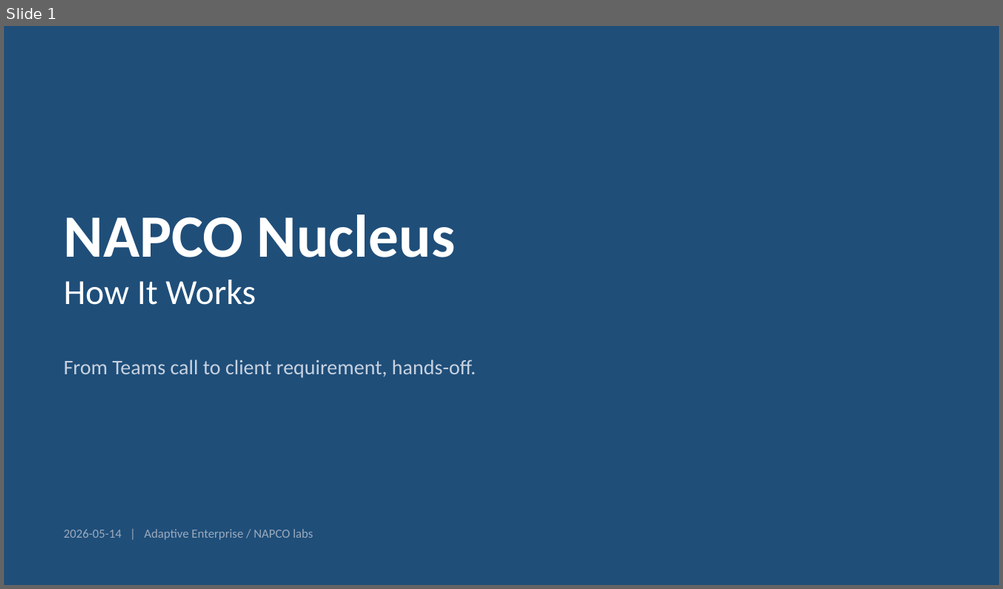
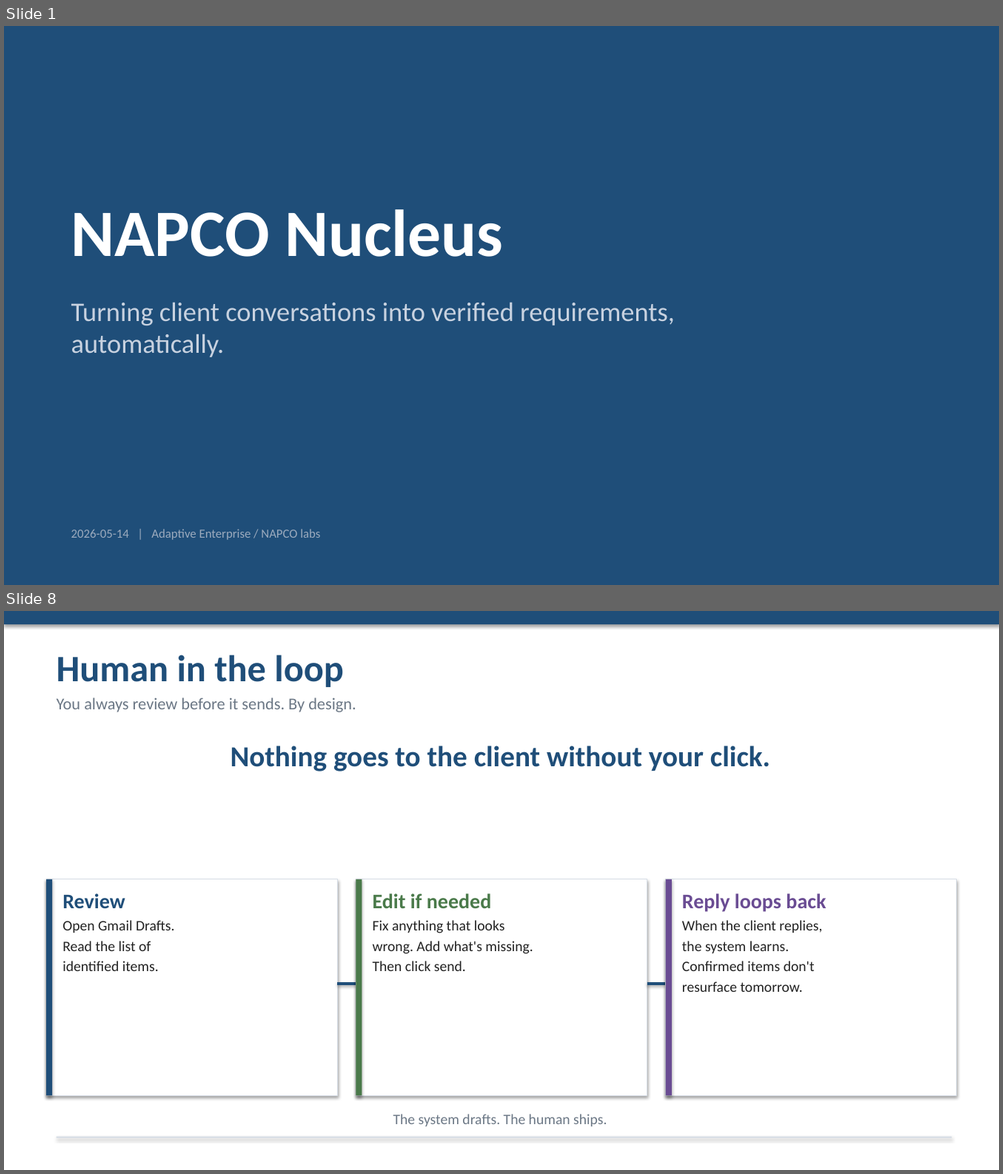
Before and after one commit to napco-labs/napco-nucleus, a slide deck: docs/NAPCO-Nucleus-System-Overview.pptx. Shown one above the other, each under a label of ours: slide 1 before the commit, slides 1 and 8 after it; the slides between them are not shown. The pictures are 1003x589 and 1003x1174 pixels, drawn with LibreOffice and Linux fonts; fonts in the diff are those of the drawing. Boxes give left, top, right and bottom in pixels: in the first picture for what was removed or moved away, otherwise in the second. Text is boxed around its words. In the diff, an @@ line names an element or a change of style, - is before the commit and + after.

```diff
--- a/docs/NAPCO-Nucleus-System-Overview.pptx
+++ b/docs/NAPCO-Nucleus-System-Overview.pptx
@@ slide 8 added at (4, 611, 999, 1170), background #FFFFFF @@
@@ rectangle added at (4, 611, 999, 624), fill #1F4E79 @@
@@ text added at (57, 655, 356, 712), 16 pt, text #6B7785 @@
+Human in the loop
+You always review before it sends. By design.
@@ text added at (230, 746, 770, 772), 28 pt, text #1F4E79, bold @@
+Nothing goes to the client without your click.
@@ rectangle added at (46, 880, 338, 1096), fill #FFFFFF, outline #D5DCE5 0.75 pt @@
@@ rectangle added at (46, 880, 53, 1096), fill #1F4E79 @@
@@ text added at (62, 894, 175, 971), 14 pt, text #222222 @@
+Review
+Open Gmail Drafts.
+Read the list of
+identified items.
@@ rectangle added at (356, 880, 647, 1096), fill #FFFFFF, outline #D5DCE5 0.75 pt @@
@@ rectangle added at (356, 880, 362, 1096), fill #4A7A4A @@
@@ text added at (373, 894, 532, 971), 14 pt, text #222222 @@
+Edit if needed
+Fix anything that looks
+wrong. Add what's missing.
+Then click send.
@@ rectangle added at (666, 880, 957, 1096), fill #FFFFFF, outline #D5DCE5 0.75 pt @@
@@ rectangle added at (666, 880, 671, 1096), fill #6A4C93 @@
@@ text added at (682, 894, 825, 992), 14 pt, text #222222 @@
+Reply loops back
+When the client replies,
+the system learns.
+Confirmed items don't
+resurface tomorrow.
@@ elbow line added from (338, 984) to (356, 984), #1F4E79 2.5 pt @@
@@ elbow line added from (647, 984) to (666, 984), #1F4E79 2.5 pt @@
@@ text added at (393, 1114, 606, 1127), 14 pt, text #6B7785 @@
+The system drafts. The human ships.
@@ rectangle added at (57, 1137, 951, 1139), fill #D5DCE5 @@
@@ slide 1 changed as well @@
@@ text "NAPCO Nucleus": place and size @@
-text "NAPCO Nucleus" at (64, 215, 455, 305)
+text "NAPCO Nucleus" at (71, 210, 503, 257)
@@ text "NAPCO Nucleus" at (71, 210, 503, 257): size 58 to 64 pt @@
@@ text at (64, 280, 256, 305): paragraph removed @@
-How It Works
@@ text at (71, 302, 674, 358): text changed; size 20 to 26 pt @@
-From Teams call to client requirement, hands-off.
+Turning client conversations into verified requirements,
+automatically.
@@ text "2026-05-14 | Adaptive Enterprise / ...": place and size @@
-text "2026-05-14 | Adaptive Enterprise / ..." at (64, 529, 313, 540)
+text "2026-05-14 | Adaptive Enterprise / ..." at (71, 529, 320, 540)
```
Also in this commit, not shown: 10 other slides added, 13 slides removed, 4 other files.
